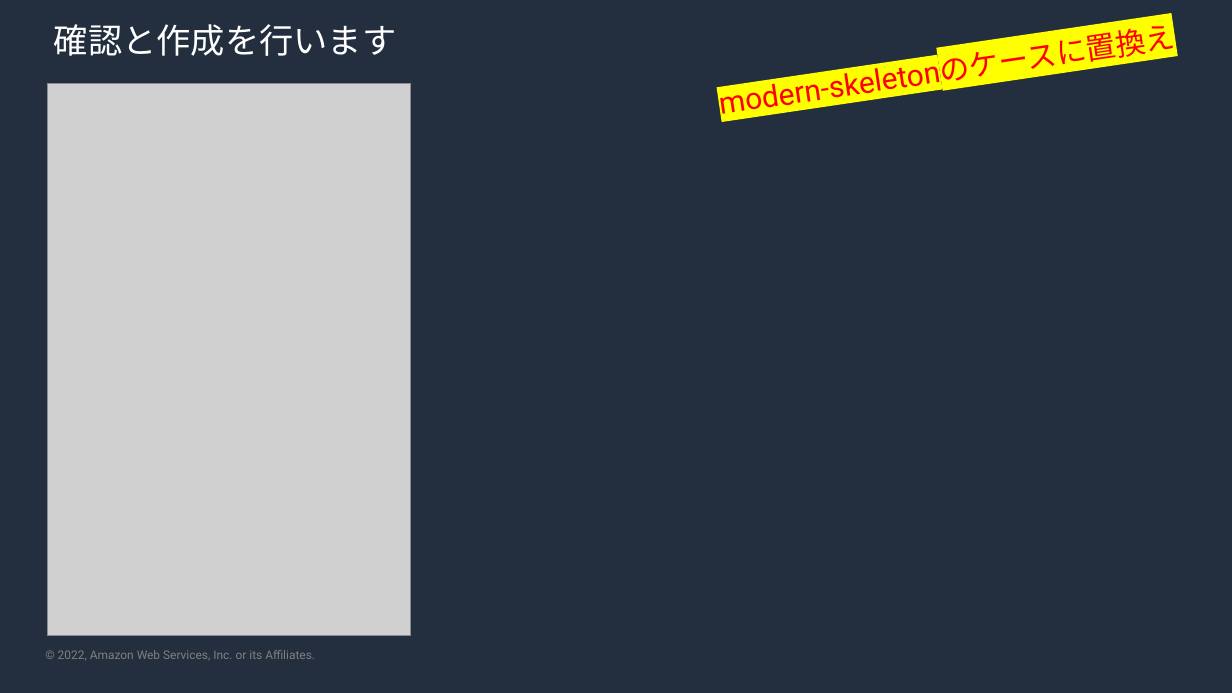
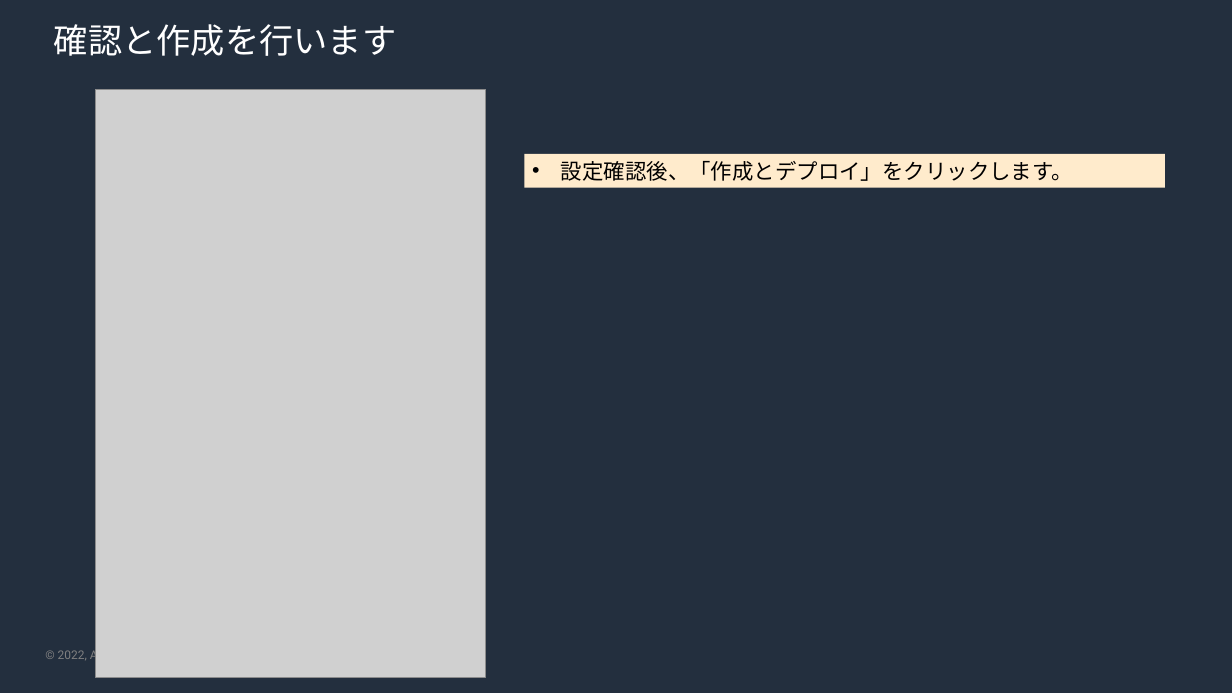
Before and after one commit to kmorooka/modern-skeleton, a slide deck: slide 27 of skeleton-guide.pptx. Drawn at 1232x693 pixels with LibreOffice and Linux fonts; fonts in the diff are those of the drawing; grey boxes stand for pictures; background and template pictures are left out. Boxes give left, top, right and bottom in pixels: in the first picture for what was removed or moved away, otherwise in the second. Text is boxed around its words. In the diff, an @@ line names an element or a change of style, - is before the commit and + after.

```diff
--- a/skeleton-guide.pptx
+++ b/skeleton-guide.pptx
@@ text removed at box(700, 12, 1194, 127) @@
-modern-skeletonのケースに置換え
@@ picture: place and size @@
-picture at box(48, 83, 410, 635)
+picture at box(95, 89, 485, 678)
@@ rectangle added at box(524, 154, 1165, 188), fill #FFEBCC, 20 pt, text #000000 @@
+• 設定確認後、「作成とデプロイ」をクリックします。
```
Also in this commit, not shown: 11 other slides changed, 7 slides added, 2 slides removed.
